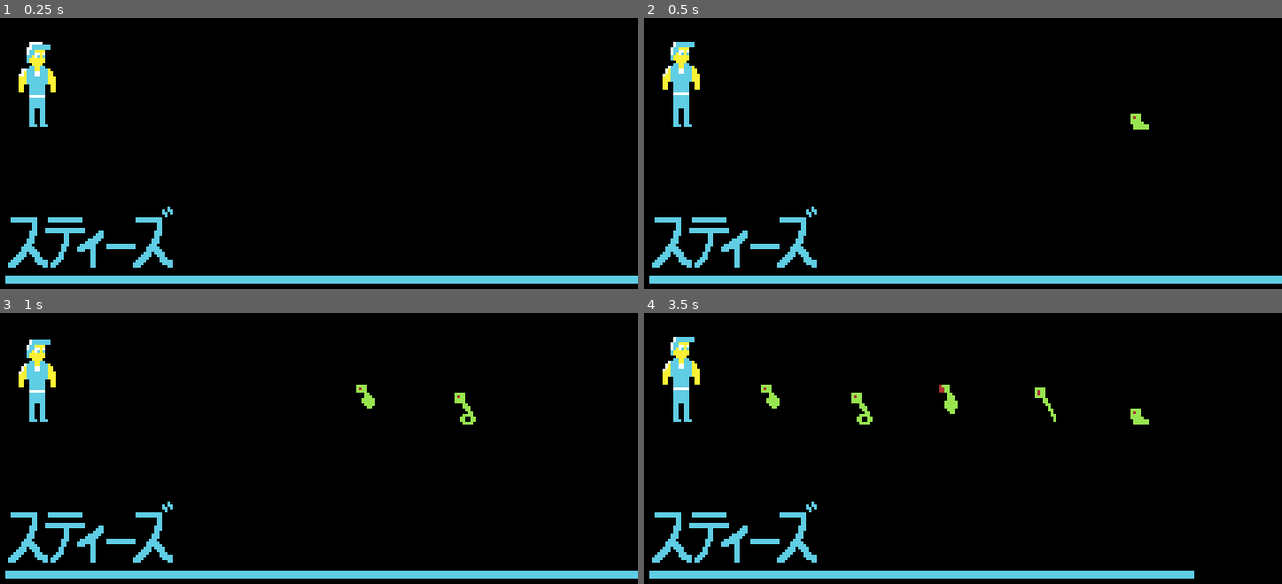
Above: before the commit, frames 1-4 (two rows, left to right).
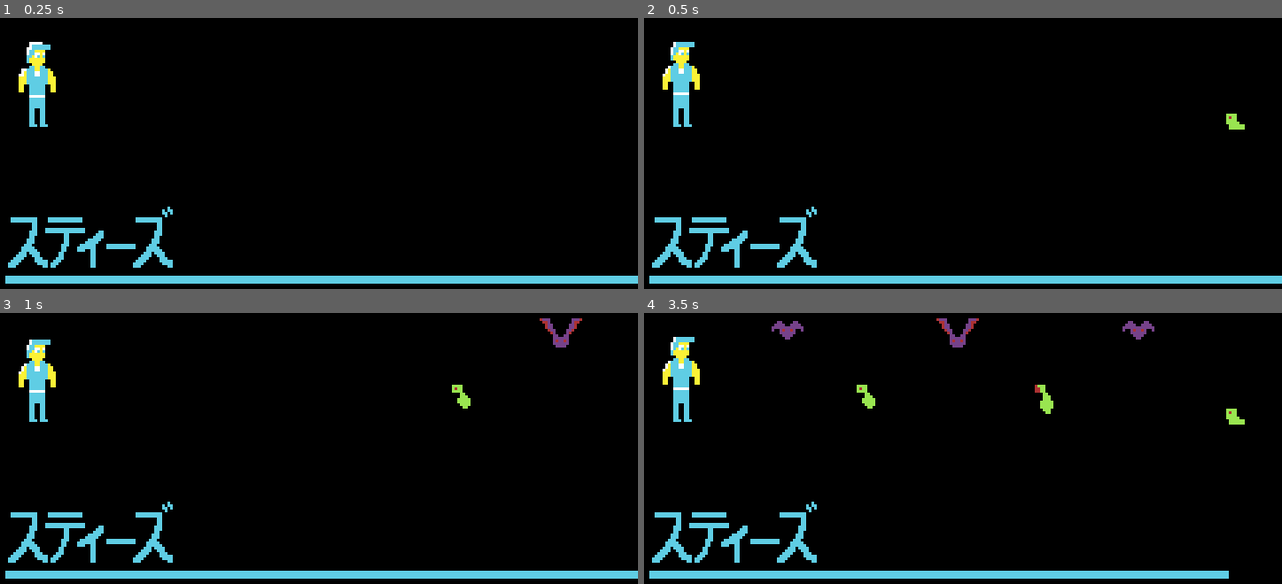
Above: after the commit, the same moments.

Repository: BenjiHeil/tokyo-metro
Game: Godot game, scene res://scenes/subway_scene.tscn
The game is run twice, just before and just after one commit, with the same random seed, the same clock (stepped at 60 frames per second) and the same inputs.
Inputs:
- Up to frame 1 (0.25 s): no input
- Up to frame 2 (0.5 s): no input
- Up to frame 3 (1 s): no input
- Up to frame 4 (3.5 s): no input

Frame 1 is identical in both runs. In frame 2, 0.2% of the frame differs, in the area x 76-95%, y 35-42%; in frame 3, 0.6%; in frame 4, 1.8%, in the area x 18-95%, y 1-99%.

Commit message:
add enemy deaths and noises

Diff:
--- a/scenes/bat.tscn
+++ b/scenes/bat.tscn
@@ -98,7 +98,7 @@
 "speed": 12.0
 }]
 
-[node name="Bat" type="RigidBody2D"]
+[node name="Bat" type="RigidBody2D" groups=["Bats"]]
 gravity_scale = 0.0
 script = ExtResource("1_a8ufo")
 metadata/_edit_group_ = true
--- /dev/null
+++ b/scenes/enemy_spawner.tscn
@@ -0,0 +1,14 @@
+[gd_scene load_steps=2 format=3 uid="uid://b76xy1yh41a6o"]
+
+[ext_resource type="Script" path="res://scripts/enemy_spawner.gd" id="1_wdxyv"]
+
+[node name="EnemySpawner" type="Node"]
+script = ExtResource("1_wdxyv")
+
+[node name="SnakeSpawn" type="Node2D" parent="."]
+position = Vector2(232, 93)
+
+[node name="BatSpawn" type="Node2D" parent="."]
+position = Vector2(232, 66)
+
+[node name="SongLoader" type="Node" parent="."]
--- /dev/null
+++ b/scenes/game_ui.tscn
@@ -0,0 +1,25 @@
+[gd_scene load_steps=3 format=3 uid="uid://8838y7cujxld"]
+
+[ext_resource type="Script" path="res://scripts/steez_bar.gd" id="1_7drfm"]
+[ext_resource type="Texture2D" uid="uid://btm56uuu48vpn" path="res://assets/steez.png" id="2_gxxgt"]
+
+[node name="Control" type="Control"]
+layout_mode = 3
+anchors_preset = 0
+offset_right = 240.0
+offset_bottom = 160.0
+
+[node name="Steezbar" type="ColorRect" parent="."]
+layout_mode = 0
+offset_left = 2.0
+offset_top = 155.0
+offset_right = 106.0
+offset_bottom = 158.0
+color = Color(0.372549, 0.803922, 0.894118, 1)
+script = ExtResource("1_7drfm")
+
+[node name="Label" type="Sprite2D" parent="Steezbar"]
+texture_filter = 1
+texture_repeat = 1
+position = Vector2(32, -13)
+texture = ExtResource("2_gxxgt")
--- /dev/null
+++ b/scenes/kill_zone_bats.tscn
@@ -0,0 +1,19 @@
+[gd_scene load_steps=5 format=3 uid="uid://rn3j54347m8s"]
+
+[ext_resource type="Script" path="res://scripts/kill_zone.gd" id="1_d1ieh"]
+[ext_resource type="AudioStream" uid="uid://qqbfoyrf3ban" path="res://assets/snare_tokyo_metro.wav" id="1_dwq6o"]
+[ext_resource type="Script" path="res://scripts/enemy_sound.gd" id="2_qxhng"]
+
+[sub_resource type="RectangleShape2D" id="RectangleShape2D_ai8m8"]
+size = Vector2(20, 31)
+
+[node name="KillZone" type="Area2D"]
+script = ExtResource("1_d1ieh")
+targetGroupName = "Bats"
+
+[node name="Kill" type="CollisionShape2D" parent="."]
+shape = SubResource("RectangleShape2D_ai8m8")
+
+[node name="PlayKillSound" type="AudioStreamPlayer2D" parent="."]
+stream = ExtResource("1_dwq6o")
+script = ExtResource("2_qxhng")
--- /dev/null
+++ b/scenes/kill_zone_snakes.tscn
@@ -0,0 +1,19 @@
+[gd_scene load_steps=5 format=3 uid="uid://busjddk4gquh2"]
+
+[ext_resource type="Script" path="res://scripts/kill_zone.gd" id="1_yxivf"]
+[ext_resource type="AudioStream" uid="uid://bsqs8sw7u0h7k" path="res://assets/bass_tokyo_metro.wav" id="2_2hh53"]
+[ext_resource type="Script" path="res://scripts/enemy_sound.gd" id="3_ju784"]
+
+[sub_resource type="RectangleShape2D" id="RectangleShape2D_ai8m8"]
+size = Vector2(20, 31)
+
+[node name="KillZone" type="Area2D"]
+script = ExtResource("1_yxivf")
+targetGroupName = "Snakes"
+
+[node name="Kill" type="CollisionShape2D" parent="."]
+shape = SubResource("RectangleShape2D_ai8m8")
+
+[node name="PlayKillSound" type="AudioStreamPlayer2D" parent="."]
+stream = ExtResource("2_2hh53")
+script = ExtResource("3_ju784")
--- a/scenes/player.tscn
+++ b/scenes/player.tscn
@@ -1,8 +1,10 @@
-[gd_scene load_steps=18 format=3 uid="uid://daata6sobono3"]
+[gd_scene load_steps=20 format=3 uid="uid://daata6sobono3"]
 
 [ext_resource type="Texture2D" uid="uid://bbsqi8q5afonj" path="res://assets/player_idle.png" id="1_ns6ja"]
 [ext_resource type="Script" path="res://scripts/player.gd" id="1_pnb7c"]
 [ext_resource type="Script" path="res://scripts/player_animator.gd" id="2_o5gto"]
+[ext_resource type="AudioStream" uid="uid://b5ifivw7uitfb" path="res://assets/hit_tokyo_metro.wav" id="4_bb6x2"]
+[ext_resource type="Script" path="res://scripts/player_sound.gd" id="5_y384q"]
 
 [sub_resource type="CapsuleShape2D" id="CapsuleShape2D_ueoga"]
 
@@ -113,3 +115,7 @@
 frame = 2
 frame_progress = 0.981763
 script = ExtResource("2_o5gto")
+
+[node name="AudioStreamPlayer2D" type="AudioStreamPlayer2D" parent="."]
+stream = ExtResource("4_bb6x2")
+script = ExtResource("5_y384q")
--- a/scenes/snake.tscn
+++ b/scenes/snake.tscn
@@ -98,7 +98,7 @@
 "speed": 12.0
 }]
 
-[node name="Snake" type="RigidBody2D"]
+[node name="Snake" type="RigidBody2D" groups=["Snakes"]]
 gravity_scale = 0.0
 script = ExtResource("1_pe2bt")
 metadata/_edit_group_ = true
--- a/scenes/subway_scene.tscn
+++ b/scenes/subway_scene.tscn
@@ -1,46 +1,25 @@
-[gd_scene load_steps=6 format=3 uid="uid://dbnsdgaar81sv"]
+[gd_scene load_steps=7 format=3 uid="uid://dbnsdgaar81sv"]
 
 [ext_resource type="Script" path="res://scripts/game_manager.gd" id="1_1y2xy"]
-[ext_resource type="Script" path="res://scripts/enemy_spawner.gd" id="1_ayfcm"]
+[ext_resource type="PackedScene" uid="uid://b76xy1yh41a6o" path="res://scenes/enemy_spawner.tscn" id="2_yikvq"]
 [ext_resource type="PackedScene" uid="uid://daata6sobono3" path="res://scenes/player.tscn" id="3_5mm8c"]
-[ext_resource type="Texture2D" uid="uid://btm56uuu48vpn" path="res://assets/steez.png" id="3_ki8gq"]
-[ext_resource type="Script" path="res://scripts/steez_bar.gd" id="3_ux1ya"]
+[ext_resource type="PackedScene" uid="uid://8838y7cujxld" path="res://scenes/game_ui.tscn" id="4_aad8d"]
+[ext_resource type="PackedScene" uid="uid://rn3j54347m8s" path="res://scenes/kill_zone_bats.tscn" id="5_f6nug"]
+[ext_resource type="PackedScene" uid="uid://busjddk4gquh2" path="res://scenes/kill_zone_snakes.tscn" id="6_o5sdk"]
 
 [node name="SubwayScene" type="Node"]
 script = ExtResource("1_1y2xy")
 steezAmount = 100.0
 
-[node name="EnemySpawner" type="Node" parent="."]
-script = ExtResource("1_ayfcm")
-
-[node name="SnakeSpawn" type="Node2D" parent="EnemySpawner"]
-position = Vector2(196, 93)
-
-[node name="BatSpawn" type="Node2D" parent="EnemySpawner"]
-position = Vector2(232, 66)
-
-[node name="SongLoader" type="Node" parent="EnemySpawner"]
+[node name="EnemySpawner" parent="." instance=ExtResource("2_yikvq")]
 
 [node name="Player" parent="." instance=ExtResource("3_5mm8c")]
 position = Vector2(14, 83)
 
-[node name="Control" type="Control" parent="."]
-layout_mode = 3
-anchors_preset = 0
-offset_right = 240.0
-offset_bottom = 160.0
+[node name="Control" parent="." instance=ExtResource("4_aad8d")]
 
-[node name="Steezbar" type="ColorRect" parent="Control"]
-layout_mode = 0
-offset_left = 2.0
-offset_top = 155.0
-offset_right = 106.0
-offset_bottom = 158.0
-color = Color(0.372549, 0.803922, 0.894118, 1)
-script = ExtResource("3_ux1ya")
+[node name="KillZoneBats" parent="." instance=ExtResource("5_f6nug")]
+position = Vector2(42, 63)
 
-[node name="Label" type="Sprite2D" parent="Control/Steezbar"]
-texture_filter = 1
-texture_repeat = 1
-position = Vector2(32, -13)
-texture = ExtResource("3_ki8gq")
+[node name="KillZone2Snakes" parent="." instance=ExtResource("6_o5sdk")]
+position = Vector2(42, 95)
--- /dev/null
+++ b/scripts/enemy_sound.gd
@@ -0,0 +1,7 @@
+extends AudioStreamPlayer2D
+
+func _ready():
+	get_parent().kill.connect(_on_parent_body_entered)
+
+func _on_parent_body_entered(_body):
+	play()
--- a/scripts/enemy_spawner.gd
+++ b/scripts/enemy_spawner.gd
@@ -3,6 +3,7 @@
 const snake = preload("res://scenes/snake.tscn")
 const bat = preload("res://scenes/bat.tscn")
 var canSpawn = false
+var counter = 0
 
 # Called when the node enters the scene tree for the first time.
 func _ready():
@@ -19,5 +20,9 @@
 	canSpawn = true
 
 func _on_parent_beat():
+	counter += 1
 	if canSpawn:
-		spawn_enemy(snake, $SnakeSpawn)
+		if counter % 2 == 0:
+			spawn_enemy(bat, $BatSpawn)
+		else:
+			spawn_enemy(snake, $SnakeSpawn)
--- a/scripts/game_manager.gd
+++ b/scripts/game_manager.gd
@@ -23,7 +23,7 @@
 func _on_timer_timeout():
 	beat.emit()
 
-func _on_player_player_hit(body):
+func _on_player_player_hit(_body):
 	var newValue = steezAmount - hitPenalty
 	update_steez(newValue)
 
--- /dev/null
+++ b/scripts/kill_zone.gd
@@ -0,0 +1,13 @@
+extends Area2D
+
+@export var targetGroupName: String
+
+signal kill(body)
+
+# Called when the node enters the scene tree for the first time.
+func _ready():
+	body_entered.connect(_on_body_entered)
+
+func _on_body_entered(body):
+	if body.is_in_group(targetGroupName):
+		kill.emit(body)
--- /dev/null
+++ b/scripts/player_sound.gd
@@ -0,0 +1,12 @@
+extends AudioStreamPlayer2D
+
+
+# Called when the node enters the scene tree for the first time.
+func _ready():
+	var player = get_parent()
+	player.player_hit.connect(_on_player_player_hit)
+
+
+func _on_player_player_hit(_body):
+	#play()
+	pass
--- a/scripts/steez_bar.gd
+++ b/scripts/steez_bar.gd
@@ -12,5 +12,5 @@
 	percentFull = value
 
 # Called every frame. 'delta' is the elapsed time since the previous frame.
-func _process(delta):
+func _process(_delta):
 	size = Vector2(maxSize * percentFull / 100.0, size.y)
Not shown, added: assets/bass_tokyo_metro.wav.import
Not shown, added: assets/hit_tokyo_metro.wav.import
Not shown, added: assets/snare_tokyo_metro.wav.import
Not shown, added: assets/bass_tokyo_metro.wav
Not shown, added: assets/hit_tokyo_metro.wav
Not shown, added: assets/snare_tokyo_metro.wav
